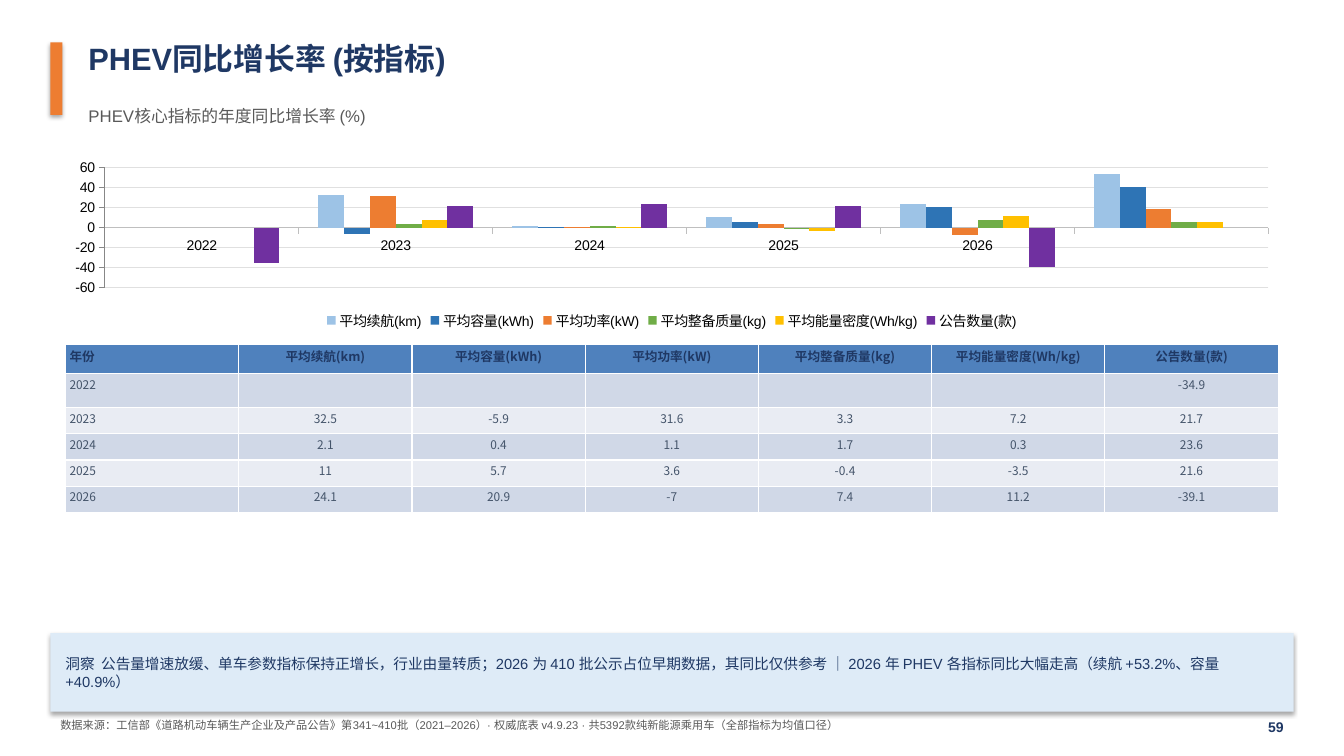
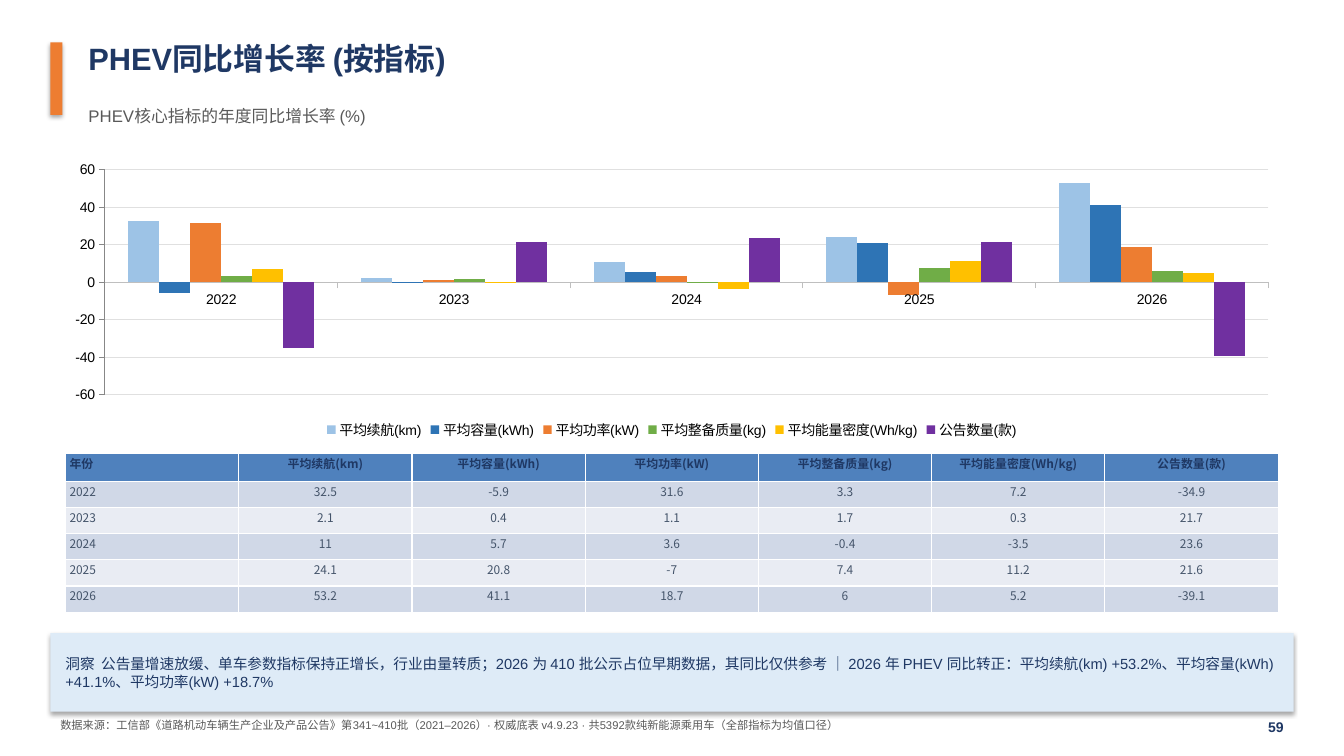
Before and after one commit to coolcat0125/TA-Analysis, a slide deck: slide 60 of NEV公告车型行业分析_演示文稿.pptx. Drawn at 1344x756 pixels with LibreOffice and Linux fonts; fonts in the diff are those of the drawing. Boxes give left, top, right and bottom in pixels: in the first picture for what was removed or moved away, otherwise in the second. Text is boxed around its words. In the diff, an @@ line names an element or a change of style, - is before the commit and + after.

```diff
--- a/NEV公告车型行业分析_演示文稿.pptx
+++ b/NEV公告车型行业分析_演示文稿.pptx
@@ column chart at [50,156,1294,444] @@
-平均续航(km): -, 32, 2, 11, 24, 53
+平均续航(km): 32, 2, 11, 24, 53
-平均容量(kWh): -, -6, 0, 6, 21, 41
+平均容量(kWh): -6, 0, 6, 21, 41
-平均功率(kW): -, 32, 1, 4, -7, 19
+平均功率(kW): 32, 1, 4, -7, 19
-平均整备质量(kg): -, 3, 2, 0, 7, 6
+平均整备质量(kg): 3, 2, 0, 7, 6
-平均能量密度(Wh/kg): -, 7, 0, -4, 11, 5
+平均能量密度(Wh/kg): 7, 0, -4, 11, 5
@@ column chart: place and size @@
-column chart at [50,156,1294,335]
+column chart at [50,156,1294,444]
@@ table at [66,454,1279,612] @@
-row 2: 2022 |  |  |  |  |  | -34.9
+row 2: 2022 | 32.5 | -5.9 | 31.6 | 3.3 | 7.2 | -34.9
-row 3: 2023 | 32.5 | -5.9 | 31.6 | 3.3 | 7.2 | 21.7
+row 3: 2023 | 2.1 | 0.4 | 1.1 | 1.7 | 0.3 | 21.7
-row 4: 2024 | 2.1 | 0.4 | 1.1 | 1.7 | 0.3 | 23.6
+row 4: 2024 | 11 | 5.7 | 3.6 | -0.4 | -3.5 | 23.6
-row 5: 2025 | 11 | 5.7 | 3.6 | -0.4 | -3.5 | 21.6
+row 5: 2025 | 24.1 | 20.8 | -7 | 7.4 | 11.2 | 21.6
-row 6: 2026 | 24.1 | 20.9 | -7 | 7.4 | 11.2 | -39.1
+row 6: 2026 | 53.2 | 41.1 | 18.7 | 6 | 5.2 | -39.1
@@ size 9 to 8.5 pt in "年份", "平均续航(km)", "平均容量(kWh)", "平均功率(kW)" and 3 more places @@
@@ table: place and size @@
-table at [66,345,1279,505]
+table at [66,454,1279,612]
@@ text in rectangle at [65,656,1274,690]: text changed @@
-洞察 公告量增速放缓、单车参数指标保持正增长，行业由量转质；2026 为 410 批公示占位早期数据，其同比仅供参考 ｜ 2026 年 PHEV 各指标同比大幅走高（续航 +53.2%、容量 +40.9%）
+洞察 公告量增速放缓、单车参数指标保持正增长，行业由量转质；2026 为 410 批公示占位早期数据，其同比仅供参考 ｜ 2026 年 PHEV 同比转正：平均续航(km) +53.2%、平均容量(kWh) +41.1%、平均功率(kW) +18.7%
```
Also in this commit, not shown: 43 other slides changed, 12 other files.
